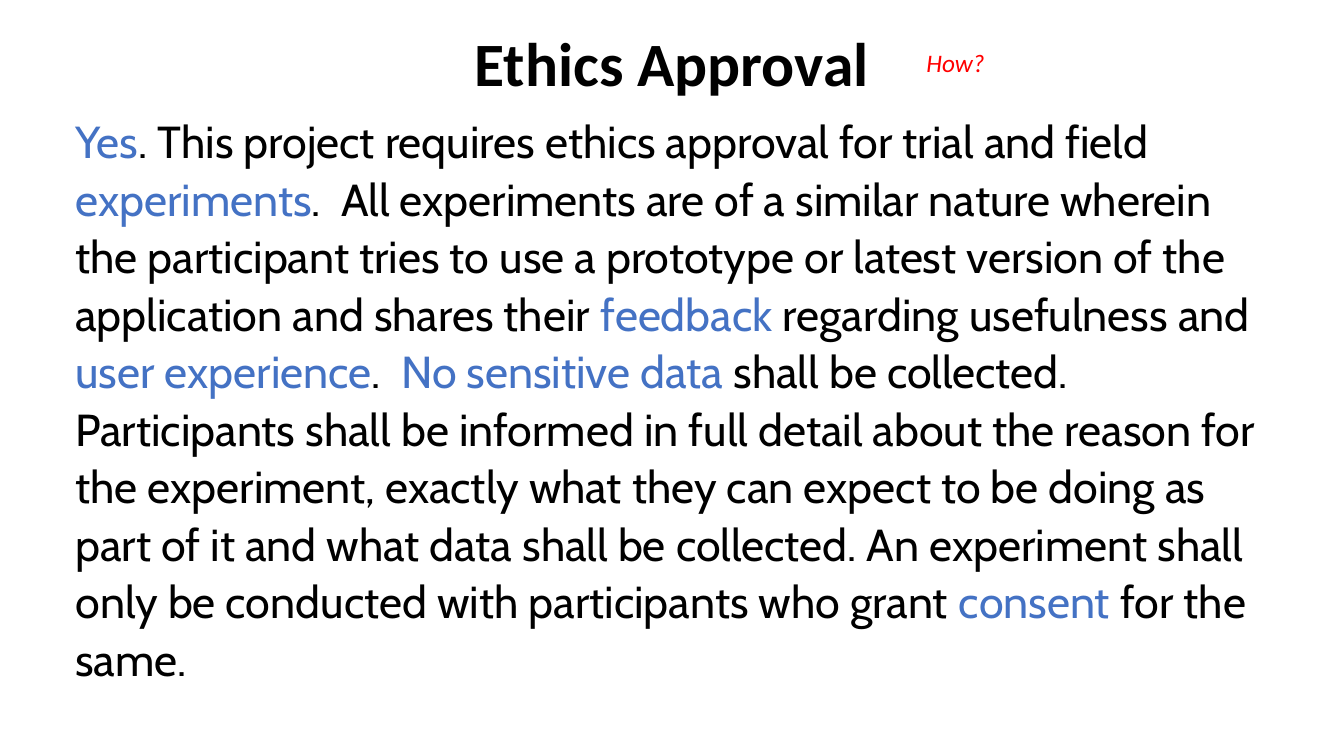
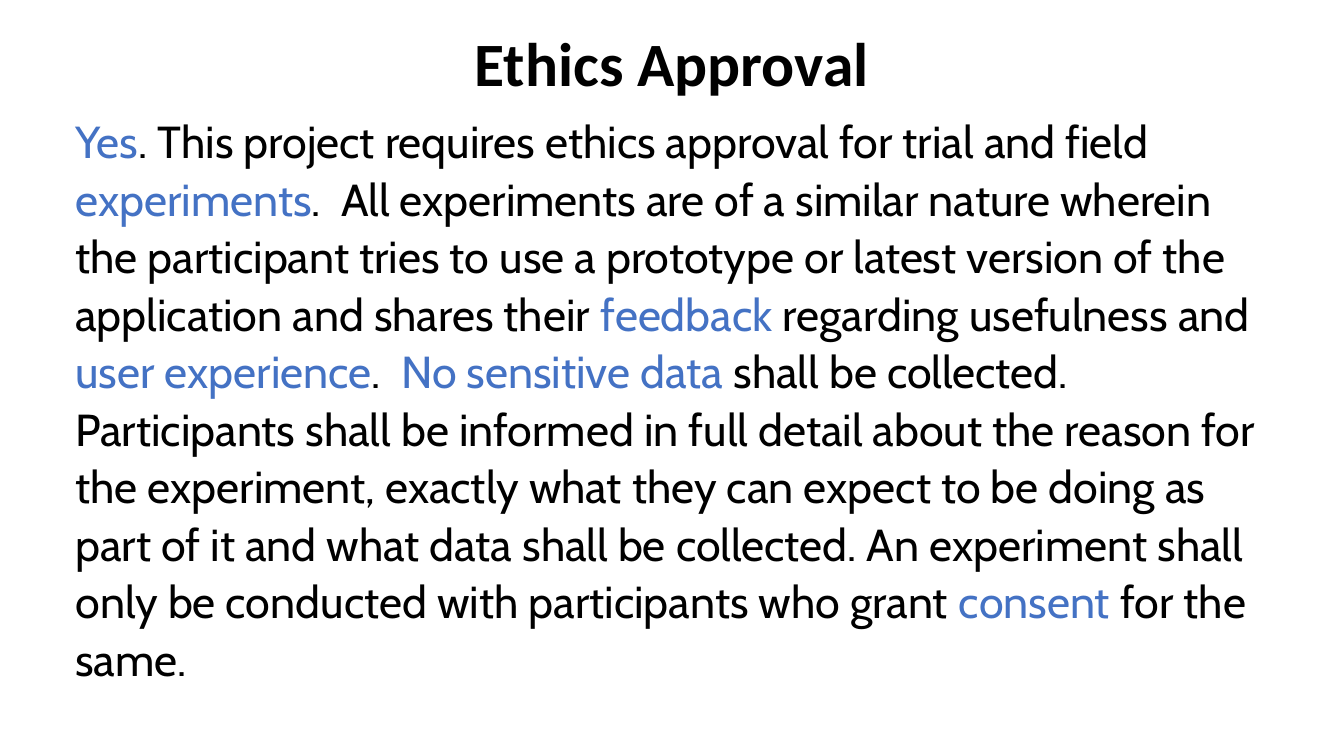
Before and after one commit to ggn1/Dissertation-TCD, a slide deck: slide 3 of Submittables/research_plan_v1.pptx. Drawn at 1344x756 pixels with LibreOffice and Linux fonts; fonts in the diff are those of the drawing. Boxes give left, top, right and bottom in pixels: in the first picture for what was removed or moved away, otherwise in the second. Text is boxed around its words. In the diff, an @@ line names an element or a change of style, - is before the commit and + after.

```diff
--- a/Submittables/research_plan_v1.pptx
+++ b/Submittables/research_plan_v1.pptx
@@ text removed at [926, 55, 984, 72] @@
-How?
```
Also in this commit, not shown: 4 other files.
